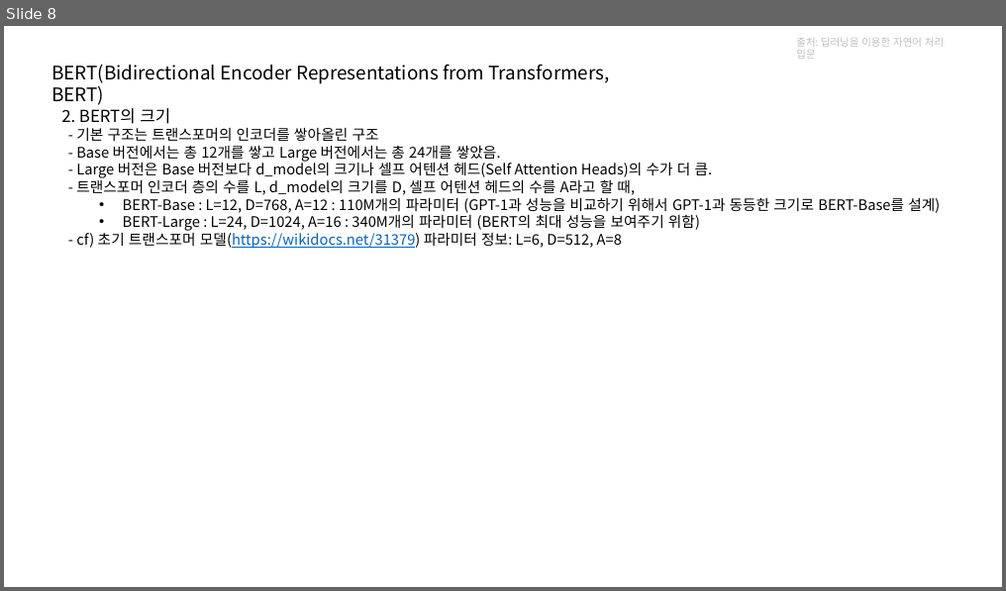
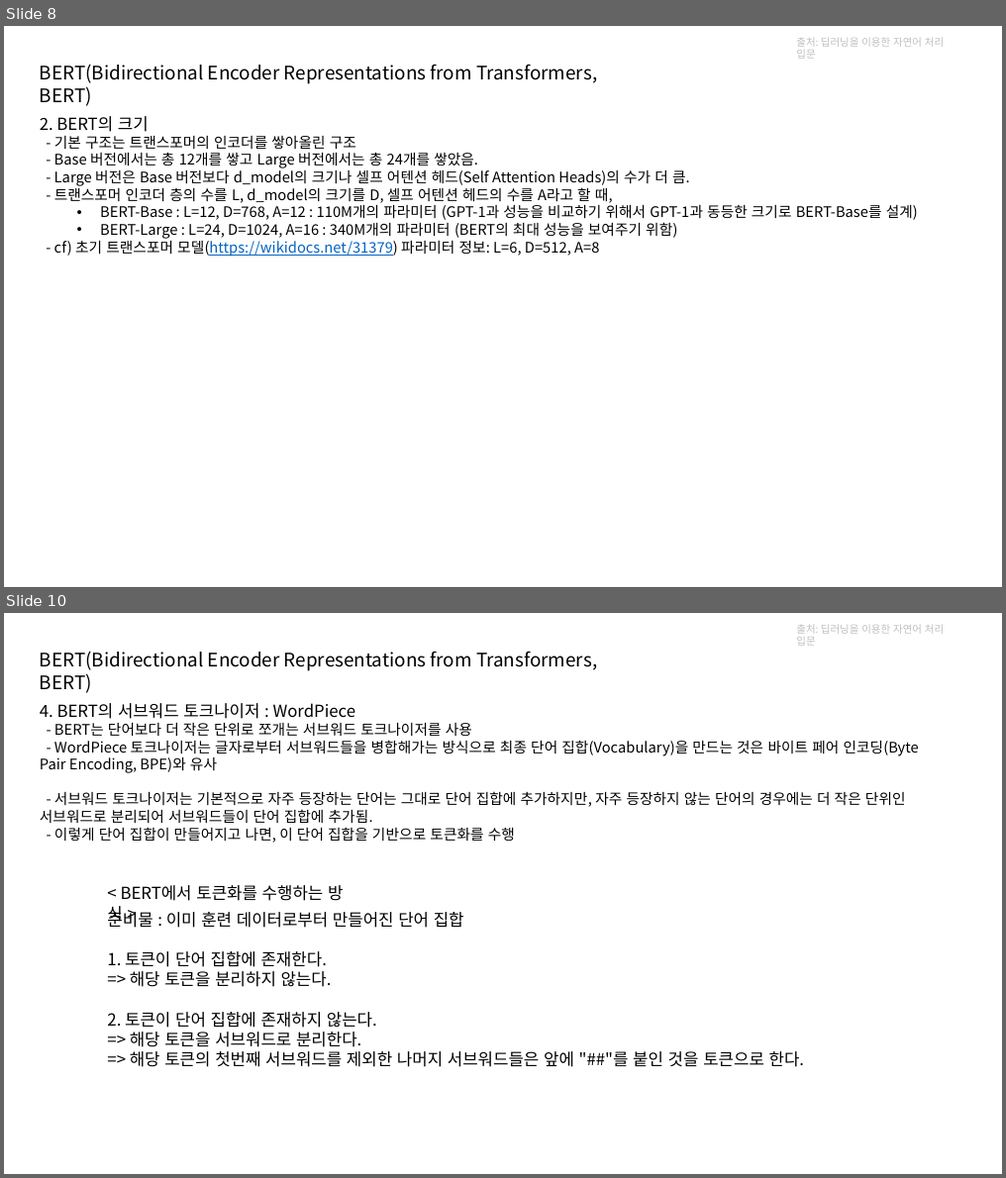
Before and after one commit to kjh8331267/NLP_Study, a slide deck: slide/BERT.pptx. Shown one above the other, each under a label of ours: slide 8 before the commit, slides 8 and 10 after it; the slides between them are not shown. The pictures are 1006x591 and 1006x1178 pixels, drawn with LibreOffice and Linux fonts; fonts in the diff are those of the drawing. Boxes give left, top, right and bottom in pixels: in the first picture for what was removed or moved away, otherwise in the second. Text is boxed around its words. In the diff, an @@ line names an element or a change of style, - is before the commit and + after.

```diff
--- a/slide/BERT.pptx
+++ b/slide/BERT.pptx
@@ slide 10 added at (4,613,1002,1174), background #FFFFFF @@
@@ text added at (796,625,944,646), 10 pt, text #BFBFBF @@
+출처: 딥러닝을 이용한 자연어 처리 입문
@@ text added at (40,651,597,693), 18 pt, text #000000 @@
+BERT(Bidirectional Encoder Representations from Transformers, BERT)
@@ text added at (40,703,919,843), 14 pt, text #000000 @@
+4. BERT의 서브워드 토크나이저 : WordPiece
+- BERT는 단어보다 더 작은 단위로 쪼개는 서브워드 토크나이저를 사용
+- WordPiece 토크나이저는 글자로부터 서브워드들을 병합해가는 방식으로 최종 단어 집합(Vocabulary)을 만드는 것은 바이트 페어 인코딩(Byte Pair Encoding, BPE)와 유사
+- 서브워드 토크나이저는 기본적으로 자주 등장하는 단어는 그대로 단어 집합에 추가하지만, 자주 등장하지 않는 단어의 경우에는 더 작은 단위인 서브워드로 분리되어 서브워드들이 단어 집합에 추가됨.
+- 이렇게 단어 집합이 만들어지고 나면, 이 단어 집합을 기반으로 토큰화를 수행
@@ text added at (121,885,343,901), 16 pt, text #000000 @@
+< BERT에서 토큰화를 수행하는 방식 >
@@ text added at (107,912,805,1067), 16 pt, text #000000 @@
+준비물 : 이미 훈련 데이터로부터 만들어진 단어 집합
+1. 토큰이 단어 집합에 존재한다.
+=> 해당 토큰을 분리하지 않는다.
+2. 토큰이 단어 집합에 존재하지 않는다.
+=> 해당 토큰을 서브워드로 분리한다.
+=> 해당 토큰의 첫번째 서브워드를 제외한 나머지 서브워드들은 앞에 "##"를 붙인 것을 토큰으로 한다.
@@ slide 8 changed as well @@
@@ text "BERT(Bidirectional Encoder Representations from Transformers ...": place and size @@
-text "BERT(Bidirectional Encoder Representations from Transformers ..." at (52,64,610,105)
+text "BERT(Bidirectional Encoder Representations from Transformers ..." at (40,64,597,106)
@@ text "2. BERT의 크기": place and size @@
-text "2. BERT의 크기" at (61,108,940,249)
+text "2. BERT의 크기" at (40,116,918,257)
```
Also in this commit, not shown: 6 other slides changed, 1 other slide added, 1 slide removed, 2 other files.
